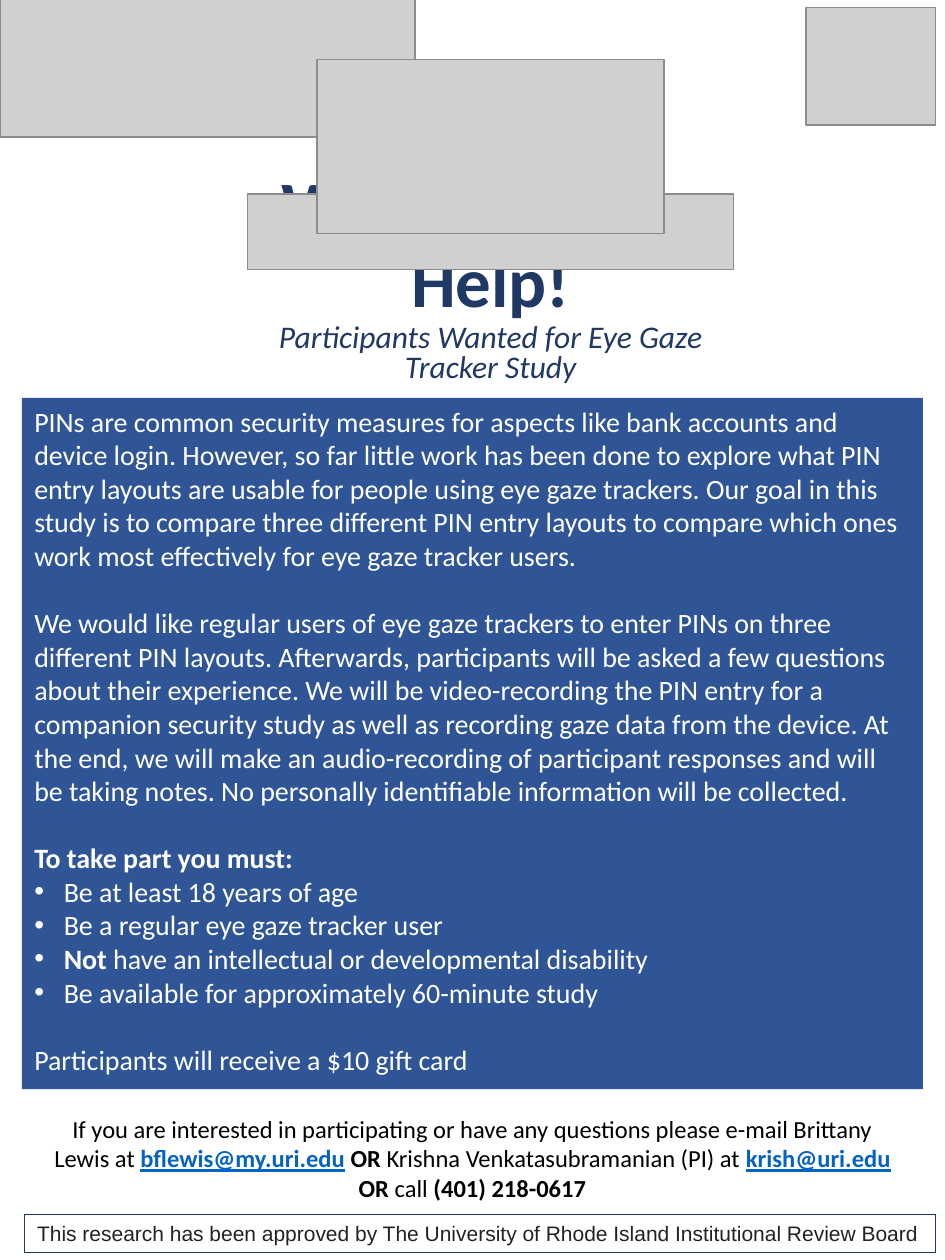
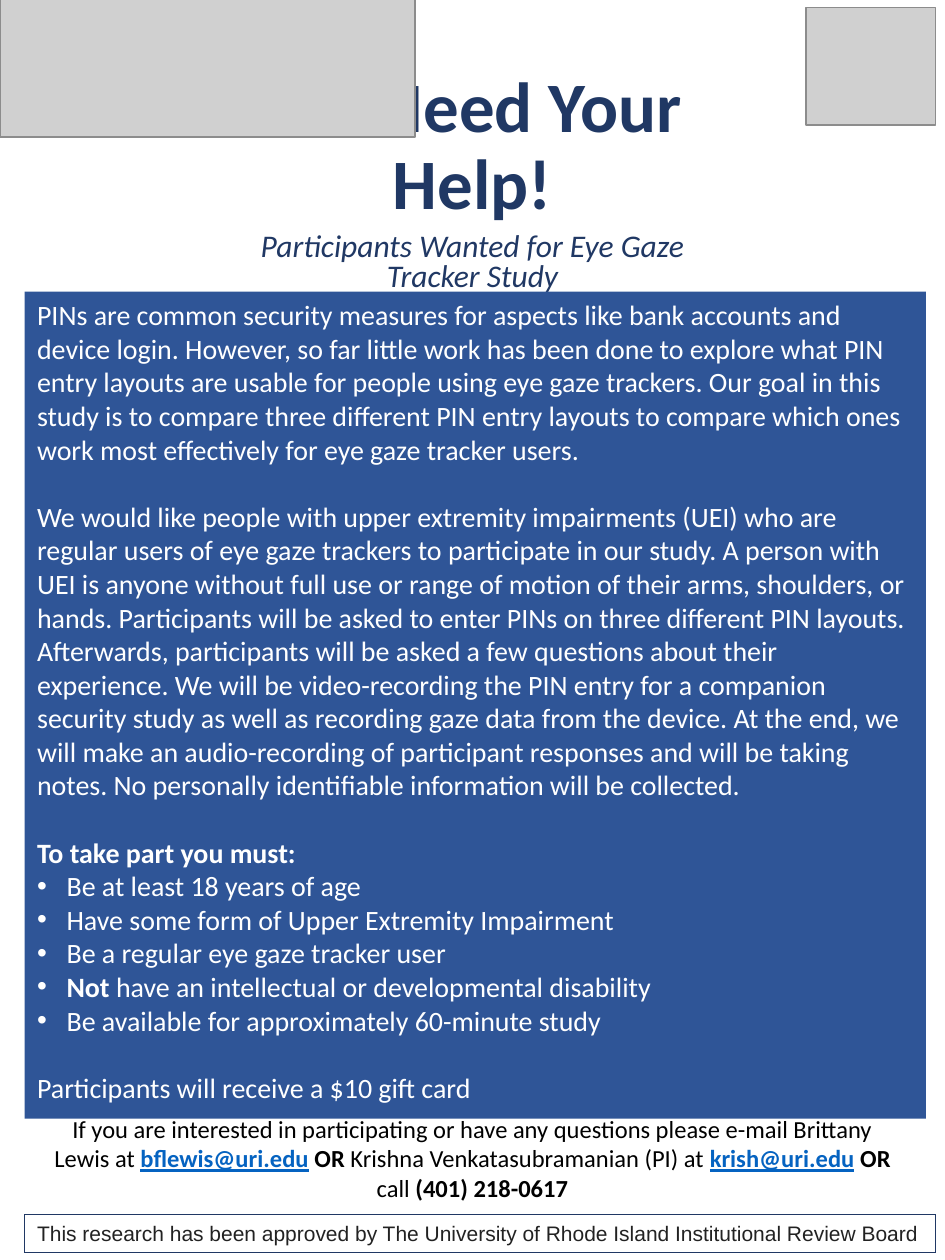
Before and after one commit to bgradel/EyegazeTrackerPINEntry, a slide deck: slide 1 of documents/Flyer.pptx. Drawn at 945x1260 pixels with LibreOffice and Linux fonts; fonts in the diff are those of the drawing; grey boxes stand for pictures. Boxes give left, top, right and bottom in pixels: in the first picture for what was removed or moved away, otherwise in the second. Text is boxed around its words. In the diff, an @@ line names an element or a change of style, - is before the commit and + after.

```diff
--- a/documents/Flyer.pptx
+++ b/documents/Flyer.pptx
@@ title "We Need Your Help!" rewrapped from [281,172,699,324] to [263,74,681,220] @@
@@ picture removed at [318,60,664,234] @@
@@ picture removed at [248,194,733,270] @@
@@ subtitle "Participants Wanted for Eye Gaze ...": place and size @@
-subtitle "Participants Wanted for Eye Gaze ..." at [279,326,702,383]
+subtitle "Participants Wanted for Eye Gaze ..." at [261,235,684,295]
@@ rectangle "PINs are common security measures ...": place and size @@
-rectangle "PINs are common security measures ..." at [21,398,922,1090]
+rectangle "PINs are common security measures ..." at [25,291,926,1118]
@@ text in rectangle at [37,507,904,800]: text changed @@
-We would like regular users of eye gaze trackers to enter PINs on three different PIN layouts. Afterwards, participants will be asked a few questions about their experience. We will be video-recording the PIN entry for a companion security study as well as recording gaze data from the device. At the end, we will make an audio-recording of participant responses and will be taking notes. No personally identifiable information will be collected.
+We would like people with upper extremity impairments (UEI) who are regular users of eye gaze trackers to participate in our study. A person with UEI is anyone without full use or range of motion of their arms, shoulders, or hands. Participants will be asked to enter PINs on three different PIN layouts. Afterwards, participants will be asked a few questions about their experience. We will be video-recording the PIN entry for a companion security study as well as recording gaze data from the device. At the end, we will make an audio-recording of participant responses and will be taking notes. No personally identifiable information will be collected.
@@ text in rectangle at [67,911,613,935]: paragraph added @@
+• Have some form of Upper Extremity Impairment
@@ text at [54,1118,890,1201]: text changed @@
-If you are interested in participating or have any questions please e-mail Brittany Lewis at bflewis@my.uri.edu OR Krishna Venkatasubramanian (PI) at krish@uri.edu OR call (401) 218-0617
+If you are interested in participating or have any questions please e-mail Brittany Lewis at bflewis@uri.edu OR Krishna Venkatasubramanian (PI) at krish@uri.edu OR call (401) 218-0617
```
Also in this commit, not shown: 5 other files.
